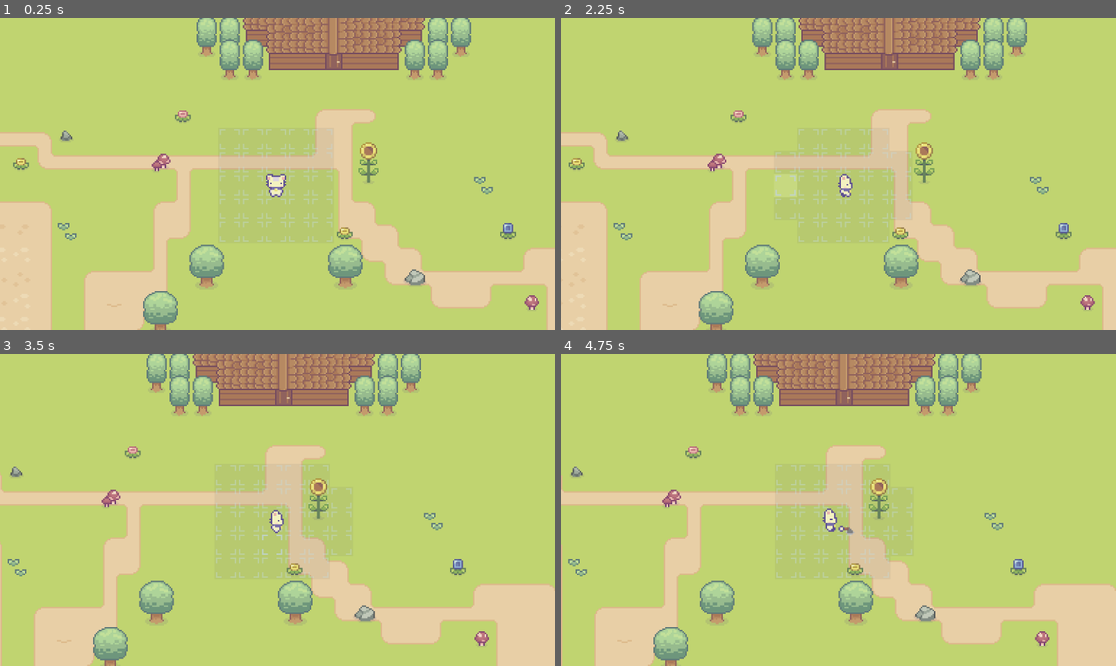
Above: before the commit, frames 1-4 (two rows, left to right).
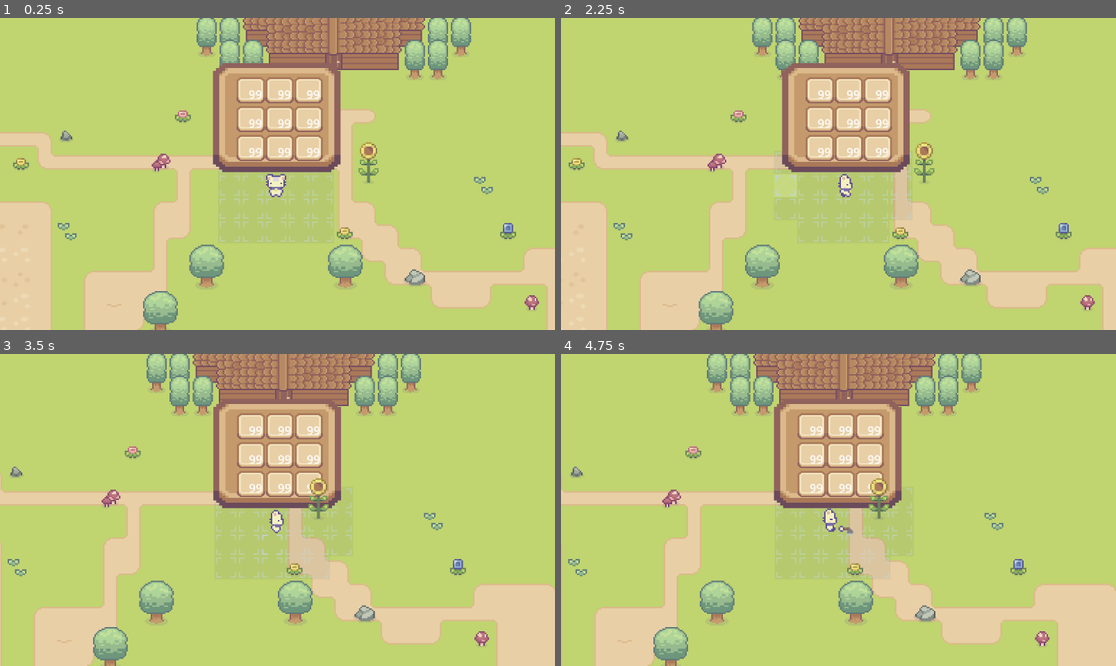
Above: after the commit, the same moments.

Repository: FadeRakoon/CSO_2024_2025
Game: Godot game, scene res://Scenes/Game.tscn
The game is run twice, just before and just after one commit, with the same random seed, the same clock (stepped at 60 frames per second) and the same inputs.
Inputs (mouse positions are in pixels of both pictures, inside the frame that each line leads up to):
- Up to frame 1 (0.25 s): no input
- Up to frame 2 (2.25 s): tap Enter at 0.5 s; drag from (788, 139) to (788, 233) at 0.52 s; drag from (788, 161) to (816, 233) at 1.27 s; move the mouse to (788, 186) at 2.02 s; hold D (walk_right) from 2.03 s (still down); click (788, 186) at 2.1 s
- Up to frame 3 (3.5 s): tap I (i, bound only after the commit) at 2.3 s; release D (walk_right) at 2.75 s; drag from (238, 475) to (260, 544) at 2.77 s
- Up to frame 4 (4.75 s): drag from (788, 497) to (810, 569) at 3.52 s; drag from (788, 522) to (755, 432) at 4.27 s

The runs differ from the first frame. In frame 1, 7.6% of the frame differs, in the area x 38-62%, y 14-50%; in frame 2, 7.4%; in frame 3, 6.9%; in frame 4, 7.0%.

Commit message:
unfinished new inventory implementation
- includes inventory ui (unfinished, so it doesn't include apple trees, actually being able to add to the inventory, etc)

Diff:
--- /dev/null
+++ b/Nothing Nuh Grow Suh - project files/Inv_slot.gd
@@ -0,0 +1,6 @@
+extends Resource
+
+class_name InvSlot
+
+@export var item: InvItem
+@export var amount: int
--- /dev/null
+++ b/Nothing Nuh Grow Suh - project files/Inventory/inv_ui_slot.gd
@@ -0,0 +1,10 @@
+extends Panel
+
+@onready var item_visual: Sprite2D = $CenterContainer/Panel/item_display
+
+func update(slot: InvSlot):
+	if !slot.item:
+		item_visual.visible = false
+	else:
+		item_visual.visible = true
+		item_visual.texture = slot.item.texture #visual matches item texture (like corn or tomato)
--- /dev/null
+++ b/Nothing Nuh Grow Suh - project files/Inventory/inv_ui_slot.tscn
@@ -0,0 +1,42 @@
+[gd_scene load_steps=4 format=3 uid="uid://c38eky3u0l3ek"]
+
+[ext_resource type="Script" path="res://Inventory/inv_ui_slot.gd" id="1_4mhbu"]
+[ext_resource type="Texture2D" uid="uid://dfdlmpeu1giog" path="res://Inventory/tile003.png" id="1_brxdy"]
+
+[sub_resource type="Theme" id="Theme_fhqn1"]
+
+[node name="Inv_UI_slot" type="Panel"]
+self_modulate = Color(1, 1, 1, 0)
+custom_minimum_size = Vector2(16, 16)
+offset_right = 19.0
+offset_bottom = 18.0
+script = ExtResource("1_4mhbu")
+
+[node name="Sprite2D" type="Sprite2D" parent="."]
+position = Vector2(-6, -5)
+scale = Vector2(0.645833, 0.5625)
+texture = ExtResource("1_brxdy")
+centered = false
+
+[node name="CenterContainer" type="CenterContainer" parent="."]
+custom_minimum_size = Vector2(19, 18)
+layout_mode = 0
+offset_right = 19.0
+offset_bottom = 18.0
+
+[node name="Panel" type="Panel" parent="CenterContainer"]
+layout_mode = 2
+
+[node name="item_display" type="Sprite2D" parent="CenterContainer/Panel"]
+
+[node name="Label" type="Label" parent="CenterContainer/Panel"]
+custom_minimum_size = Vector2(10, 23)
+layout_mode = 0
+offset_left = -1.0
+offset_top = -3.0
+offset_right = 18.0
+offset_bottom = 20.0
+scale = Vector2(0.5, 0.5)
+theme = SubResource("Theme_fhqn1")
+text = "99"
+horizontal_alignment = 2
--- /dev/null
+++ b/Nothing Nuh Grow Suh - project files/Inventory/inventory_item.gd
@@ -0,0 +1,6 @@
+extends Resource
+
+class_name InvItem
+
+@export var name: String = ""
+@export var texture: Texture2D
--- /dev/null
+++ b/Nothing Nuh Grow Suh - project files/Inventory/inventory_ui.tscn
@@ -0,0 +1,15 @@
+[gd_scene load_steps=2 format=3 uid="uid://cqlnvy3btok7y"]
+
+[ext_resource type="Script" path="res://Scenes/inventory_ui.gd" id="1_mp0el"]
+
+[node name="Inventory_UI" type="Control"]
+layout_mode = 3
+anchors_preset = 0
+offset_right = 40.0
+offset_bottom = 40.0
+script = ExtResource("1_mp0el")
+
+[node name="ColorRect" type="ColorRect" parent="."]
+layout_mode = 0
+offset_right = 40.0
+offset_bottom = 40.0
--- /dev/null
+++ b/Nothing Nuh Grow Suh - project files/Inventory/items/corn.tres
@@ -0,0 +1,9 @@
+[gd_resource type="Resource" script_class="InvItem" load_steps=3 format=3 uid="uid://cveepd62hrvju"]
+
+[ext_resource type="Script" path="res://Inventory/inventory_item.gd" id="1_7t34h"]
+[ext_resource type="Texture2D" uid="uid://dwi07hg37an4o" path="res://Game elements Assets/Objects/tile005.png" id="2_n0sq6"]
+
+[resource]
+script = ExtResource("1_7t34h")
+name = "corn"
+texture = ExtResource("2_n0sq6")
--- /dev/null
+++ b/Nothing Nuh Grow Suh - project files/Inventory/items/tomato.tres
@@ -0,0 +1,9 @@
+[gd_resource type="Resource" script_class="InvItem" load_steps=3 format=3 uid="uid://dapemijgd3qg1"]
+
+[ext_resource type="Script" path="res://Inventory/inventory_item.gd" id="1_tv2mt"]
+[ext_resource type="Texture2D" uid="uid://cv1manvmukl3b" path="res://Game elements Assets/Objects/tile011.png" id="2_53lao"]
+
+[resource]
+script = ExtResource("1_tv2mt")
+name = "tomato"
+texture = ExtResource("2_53lao")
--- /dev/null
+++ b/Nothing Nuh Grow Suh - project files/Inventory/playerinv.tres
@@ -0,0 +1,44 @@
+[gd_resource type="Resource" script_class="Inv" load_steps=12 format=3 uid="uid://ur3jl28kpyqj"]
+
+[ext_resource type="Script" path="res://Inv_slot.gd" id="2_ncg2f"]
+[ext_resource type="Script" path="res://inventorymain.gd" id="4_xe157"]
+
+[sub_resource type="Resource" id="Resource_jtrc3"]
+script = ExtResource("2_ncg2f")
+amount = 0
+
+[sub_resource type="Resource" id="Resource_4nyx1"]
+script = ExtResource("2_ncg2f")
+amount = 0
+
+[sub_resource type="Resource" id="Resource_sf8th"]
+script = ExtResource("2_ncg2f")
+amount = 0
+
+[sub_resource type="Resource" id="Resource_4ruy0"]
+script = ExtResource("2_ncg2f")
+amount = 0
+
+[sub_resource type="Resource" id="Resource_lewyi"]
+script = ExtResource("2_ncg2f")
+amount = 0
+
+[sub_resource type="Resource" id="Resource_n2cgs"]
+script = ExtResource("2_ncg2f")
+amount = 0
+
+[sub_resource type="Resource" id="Resource_jut0f"]
+script = ExtResource("2_ncg2f")
+amount = 0
+
+[sub_resource type="Resource" id="Resource_bs1i0"]
+script = ExtResource("2_ncg2f")
+amount = 0
+
+[sub_resource type="Resource" id="Resource_rqdlg"]
+script = ExtResource("2_ncg2f")
+amount = 0
+
+[resource]
+script = ExtResource("4_xe157")
+slots = Array[ExtResource("2_ncg2f")]([SubResource("Resource_jtrc3"), SubResource("Resource_4nyx1"), SubResource("Resource_sf8th"), SubResource("Resource_4ruy0"), SubResource("Resource_lewyi"), SubResource("Resource_n2cgs"), SubResource("Resource_jut0f"), SubResource("Resource_bs1i0"), SubResource("Resource_rqdlg")])
--- a/Nothing Nuh Grow Suh - project files/Scenes/Game.tscn
+++ b/Nothing Nuh Grow Suh - project files/Scenes/Game.tscn
@@ -11,10 +11,14 @@
 [ext_resource type="Texture2D" uid="uid://d1m8ohe4dhb0n" path="res://Assets packs/MPWSP01/tileset/tileset.png" id="8_j11bx"]
 [ext_resource type="Texture2D" uid="uid://qppkgn0r7br3" path="res://Assets packs/Sprout Lands - UI Pack - Basic pack/Sprout Lands - UI Pack - Basic pack/emojis-free/emoji style ui/inventory_example.png" id="9_885gs"]
 [ext_resource type="PackedScene" uid="uid://cg6boao5vt31k" path="res://Scenes/growingzone.tscn" id="10_4mlpn"]
+[ext_resource type="Resource" uid="uid://ur3jl28kpyqj" path="res://Inventory/playerinv.tres" id="11_2m000"]
 [ext_resource type="Script" path="res://Scenes/inventory.gd" id="11_3obbe"]
 [ext_resource type="PackedScene" uid="uid://51bt6hvvqqq3" path="res://Scenes/corn_seedpack.tscn" id="11_cvwvo"]
 [ext_resource type="PackedScene" uid="uid://ctmly4ju86iwx" path="res://Scenes/tomato_seedpack.tscn" id="12_76hwi"]
+[ext_resource type="Texture2D" uid="uid://06tmagg5uiw2" path="res://Inventory/tile008.png" id="13_ioket"]
+[ext_resource type="PackedScene" uid="uid://c38eky3u0l3ek" path="res://Inventory/inv_ui_slot.tscn" id="14_677ng"]
 [ext_resource type="Texture2D" uid="uid://c8dc2owy45gps" path="res://Assets packs/Sprout Lands - Sprites - Basic pack/Sprout Lands - Sprites - Basic pack/Objects/Basic_Plants.png" id="14_knrni"]
+[ext_resource type="PackedScene" uid="uid://cqlnvy3btok7y" path="res://Inventory/inventory_ui.tscn" id="17_lwvtc"]
 
 [sub_resource type="TileSetAtlasSource" id="TileSetAtlasSource_7ams3"]
 texture = ExtResource("5_1kjfw")
@@ -1373,6 +1377,7 @@
 y_sort_enabled = true
 position = Vector2(648, 328)
 current_tool = 1
+inv = ExtResource("11_2m000")
 
 [node name="Camera2D" type="Camera2D" parent="Player"]
 position = Vector2(1.00001, -7.99999)
@@ -1385,6 +1390,63 @@
 limit_smoothed = true
 position_smoothing_enabled = true
 
+[node name="Inventory_UI" parent="Player" instance=ExtResource("17_lwvtc")]
+custom_minimum_size = Vector2(95, 75)
+offset_left = -21.0
+offset_top = -54.0
+offset_right = 74.0
+offset_bottom = 21.0
+
+[node name="NinePatchRect" type="NinePatchRect" parent="Player/Inventory_UI"]
+layout_mode = 1
+offset_left = -29.0
+offset_top = -34.0
+offset_right = 72.0
+offset_bottom = 48.0
+texture = ExtResource("13_ioket")
+
+[node name="GridContainer" type="GridContainer" parent="Player/Inventory_UI/NinePatchRect"]
+layout_mode = 1
+anchors_preset = 8
+anchor_left = 0.5
+anchor_top = 0.5
+anchor_right = 0.5
+anchor_bottom = 0.5
+offset_left = -28.0
+offset_top = -28.0
+offset_right = 28.0
+offset_bottom = 28.0
+grow_horizontal = 2
+grow_vertical = 2
+columns = 3
+
+[node name="Inv_UI_slot1" parent="Player/Inventory_UI/NinePatchRect/GridContainer" instance=ExtResource("14_677ng")]
+layout_mode = 2
+
+[node name="Inv_UI_slot2" parent="Player/Inventory_UI/NinePatchRect/GridContainer" instance=ExtResource("14_677ng")]
+layout_mode = 2
+
+[node name="Inv_UI_slot3" parent="Player/Inventory_UI/NinePatchRect/GridContainer" instance=ExtResource("14_677ng")]
+layout_mode = 2
+
+[node name="Inv_UI_slot4" parent="Player/Inventory_UI/NinePatchRect/GridContainer" instance=ExtResource("14_677ng")]
+layout_mode = 2
+
+[node name="Inv_UI_slot5" parent="Player/Inventory_UI/NinePatchRect/GridContainer" instance=ExtResource("14_677ng")]
+layout_mode = 2
+
+[node name="Inv_UI_slot6" parent="Player/Inventory_UI/NinePatchRect/GridContainer" instance=ExtResource("14_677ng")]
+layout_mode = 2
+
+[node name="Inv_UI_slot7" parent="Player/Inventory_UI/NinePatchRect/GridContainer" instance=ExtResource("14_677ng")]
+layout_mode = 2
+
+[node name="Inv_UI_slot8" parent="Player/Inventory_UI/NinePatchRect/GridContainer" instance=ExtResource("14_677ng")]
+layout_mode = 2
+
+[node name="Inv_UI_slot9" parent="Player/Inventory_UI/NinePatchRect/GridContainer" instance=ExtResource("14_677ng")]
+layout_mode = 2
+
 [node name="Inventory" type="Node" parent="."]
 script = ExtResource("11_3obbe")
 
--- a/Nothing Nuh Grow Suh - project files/Scenes/corn_seedpack.tscn
+++ b/Nothing Nuh Grow Suh - project files/Scenes/corn_seedpack.tscn
@@ -1,6 +1,6 @@
 [gd_scene load_steps=6 format=3 uid="uid://51bt6hvvqqq3"]
 
-[ext_resource type="Script" path="res://corn_seedpack.gd" id="1_f2e7l"]
+[ext_resource type="Script" path="res://Scripts/globals/corn_seedpack.gd" id="1_f2e7l"]
 [ext_resource type="Texture2D" uid="uid://c8dc2owy45gps" path="res://Assets packs/Sprout Lands - Sprites - Basic pack/Sprout Lands - Sprites - Basic pack/Objects/Basic_Plants.png" id="2_a8hnh"]
 
 [sub_resource type="AtlasTexture" id="AtlasTexture_av6pr"]
--- a/Nothing Nuh Grow Suh - project files/Scenes/growingzone.tscn
+++ b/Nothing Nuh Grow Suh - project files/Scenes/growingzone.tscn
@@ -1,6 +1,6 @@
 [gd_scene load_steps=16 format=3 uid="uid://cg6boao5vt31k"]
 
-[ext_resource type="Script" path="res://growingzone.gd" id="1_2jrtg"]
+[ext_resource type="Script" path="res://Scripts/globals/growingzone.gd" id="1_2jrtg"]
 [ext_resource type="Texture2D" uid="uid://br74unjygbpfp" path="res://Game elements Assets/Tilesets/Tilled_Dirt_v2.png" id="2_fa1ly"]
 [ext_resource type="Texture2D" uid="uid://c8dc2owy45gps" path="res://Assets packs/Sprout Lands - Sprites - Basic pack/Sprout Lands - Sprites - Basic pack/Objects/Basic_Plants.png" id="3_2nfms"]
 
--- a/Nothing Nuh Grow Suh - project files/Scenes/inventory.gd
+++ b/Nothing Nuh Grow Suh - project files/Scenes/inventory.gd
@@ -1,5 +1,6 @@
 extends Node
 
+#prints the number of corn and tomato
 func _physics_process(delta):
 	$corntext.text = str(Global.numcorn)
 	$tomatotext.text = str(Global.numtomato)
--- /dev/null
+++ b/Nothing Nuh Grow Suh - project files/Scenes/inventory_ui.gd
@@ -0,0 +1,32 @@
+extends Control
+
+@onready var inv: Inv = preload("res://Inventory/playerinv.tres")
+@onready var slots: Array = $NinePatchRect/GridContainer.get_children()
+
+
+var is_open = false #makes sure inventory is closed
+
+
+#func _ready():
+	#update_slots()
+	#close()
+
+#func update_slots():
+#	for i in range(min(inv.items.size(), slots.size())):
+	#	slots[i].update(inv.items[i])
+
+
+func _process(delta):
+	if Input.is_action_just_pressed("i"): #Pressing the I key on a keyboard opens or closes the inventory
+		if is_open:
+			close()
+		else:
+			open()
+
+func open(): #opens inventory
+	self.visible = true
+	is_open = true
+
+func close():  #closes inventory
+	visible = false
+	is_open = false
--- a/Nothing Nuh Grow Suh - project files/Scenes/tomato_seedpack.tscn
+++ b/Nothing Nuh Grow Suh - project files/Scenes/tomato_seedpack.tscn
@@ -1,6 +1,6 @@
 [gd_scene load_steps=6 format=3 uid="uid://ctmly4ju86iwx"]
 
-[ext_resource type="Script" path="res://tomato_seedpack.gd" id="1_sbumx"]
+[ext_resource type="Script" path="res://Scripts/globals/tomato_seedpack.gd" id="1_sbumx"]
 [ext_resource type="Texture2D" uid="uid://c8dc2owy45gps" path="res://Assets packs/Sprout Lands - Sprites - Basic pack/Sprout Lands - Sprites - Basic pack/Objects/Basic_Plants.png" id="2_xhgka"]
 
 [sub_resource type="AtlasTexture" id="AtlasTexture_s15o4"]
--- a/Nothing Nuh Grow Suh - project files/growingzone.gd
+++ b/Nothing Nuh Grow Suh - project files/Scripts/globals/growingzone.gd
@@ -5,7 +5,6 @@
 var plant_grown = false #plant grown is false initially
 
 func _physics_process(delta: float) -> void:
-	#print(Global.plantselected)
 	if plantgrowing == false: #if the plant is not growing
 		plant = Global.plantselected
 
@@ -62,5 +61,3 @@
 				$plant.play("none")
 			else:  #if it's not any of our possible crops
 				pass
-		print(str(Global.numcorn))
-		print(str(Global.numtomato))
--- a/Nothing Nuh Grow Suh - project files/Scripts/nodes/player.gd
+++ b/Nothing Nuh Grow Suh - project files/Scripts/nodes/player.gd
@@ -7,3 +7,8 @@
 @export var current_tool: DataTypes.Tools = DataTypes.Tools.None
 #export variable to allow for control when debugging
 #starts the player off with no tool
+
+@export var inv: Inv #connects to inventory class, so player now has inventory attached
+
+func collect(item):
+	inv.insert(item) #passes item to inventory
--- /dev/null
+++ b/Nothing Nuh Grow Suh - project files/inventorymain.gd
@@ -0,0 +1,8 @@
+extends Resource #this allows to attach to any inventory we have
+
+class_name Inv
+
+@export var slots: Array[InvSlot] #stores items in inventory in class array
+
+func insert(item: InvItem):
+	pass
--- a/Nothing Nuh Grow Suh - project files/project.godot
+++ b/Nothing Nuh Grow Suh - project files/project.godot
@@ -17,7 +17,7 @@
 
 [autoload]
 
-Global="*res://global.gd"
+Global="*res://Scripts/globals/global.gd"
 
 [debug]
 
@@ -77,6 +77,11 @@
 "events": [Object(InputEventMouseButton,"resource_local_to_scene":false,"resource_name":"","device":-1,"window_id":0,"a …(253 unchanged characters)…
 ]
 }
+i={
+"deadzone": 0.5,
+"events": [Object(InputEventKey,"resource_local_to_scene":false,"resource_name":"","device":0,"window_id":0,"alt_pressed":false,"shift_pressed":false,"ctrl_pressed":false,"meta_pressed":false,"pressed":false,"keycode":0,"physical_keycode":73,"key_label":0,"unicode":0,"location":0,"echo":false,"script":null)
+]
+}
 
 [layer_names]
 
Binary file added: Nothing Nuh Grow Suh - project files/Game elements Assets/Objects/tile000.png
Not shown, added: Nothing Nuh Grow Suh - project files/Game elements Assets/Objects/tile000.png.import
Binary file added: Nothing Nuh Grow Suh - project files/Game elements Assets/Objects/tile001.png
Not shown, added: Nothing Nuh Grow Suh - project files/Game elements Assets/Objects/tile001.png.import
Binary file added: Nothing Nuh Grow Suh - project files/Game elements Assets/Objects/tile002.png
Not shown, added: Nothing Nuh Grow Suh - project files/Game elements Assets/Objects/tile002.png.import
Binary file added: Nothing Nuh Grow Suh - project files/Game elements Assets/Objects/tile003.png
Not shown, added: Nothing Nuh Grow Suh - project files/Game elements Assets/Objects/tile003.png.import
Binary file added: Nothing Nuh Grow Suh - project files/Game elements Assets/Objects/tile004.png
Not shown, added: Nothing Nuh Grow Suh - project files/Game elements Assets/Objects/tile004.png.import
Binary file added: Nothing Nuh Grow Suh - project files/Game elements Assets/Objects/tile005.png
Not shown, added: Nothing Nuh Grow Suh - project files/Game elements Assets/Objects/tile005.png.import
(and 34 more such lines)
